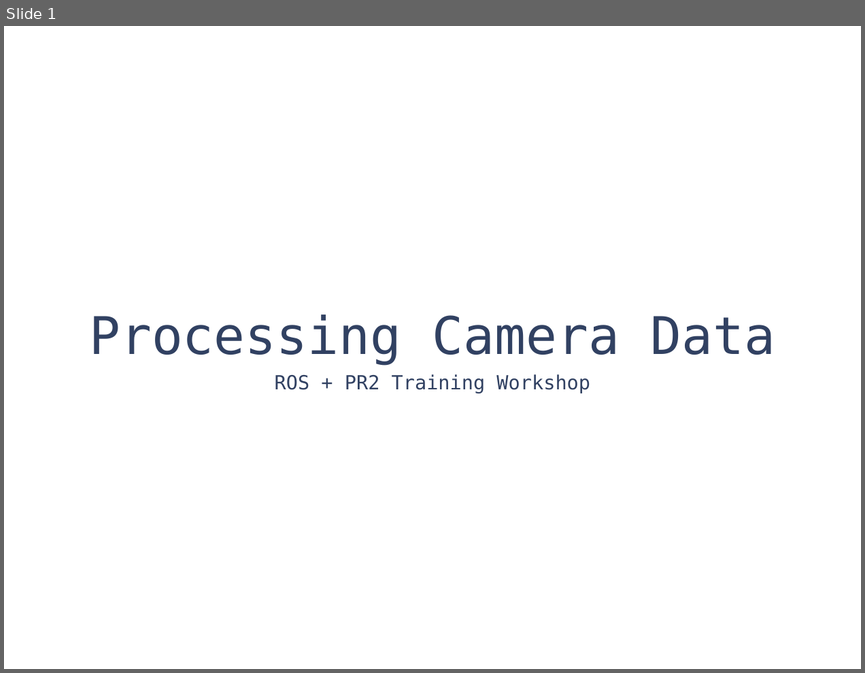
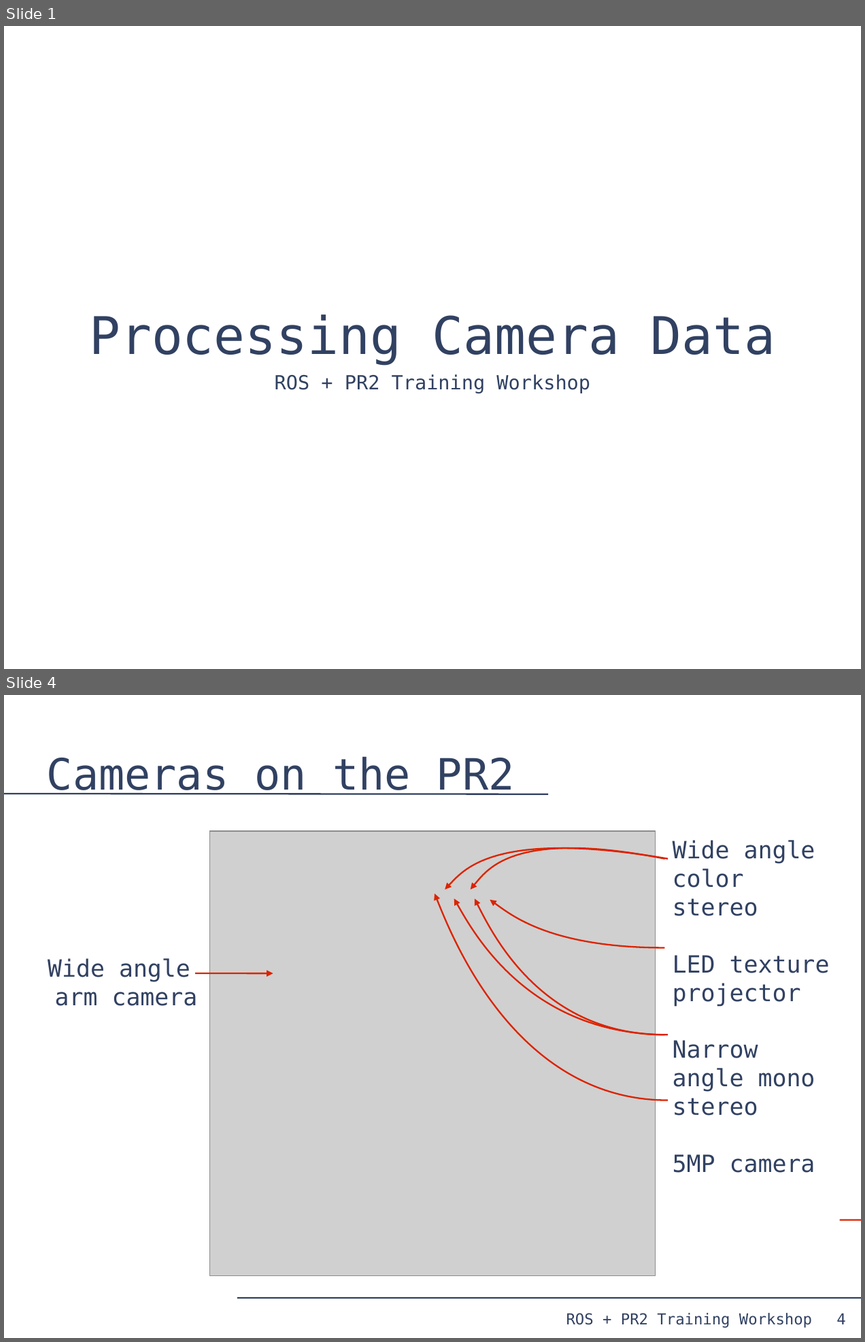
Before and after one commit to PR2/pr2_docs, a slide deck: pr2_training_workshop/processing_camera_data/slides.odp. Shown one above the other, each under a label of ours: slide 1 before the commit, slides 1 and 4 after it; the slides between them are not shown. The pictures are 865x673 and 865x1342 pixels, drawn with LibreOffice and Linux fonts; fonts in the diff are those of the drawing; grey boxes stand for pictures. Boxes give left, top, right and bottom in pixels: in the first picture for what was removed or moved away, otherwise in the second. Text is boxed around its words. In the diff, an @@ line names an element or a change of style, - is before the commit and + after.

```diff
--- a/pr2_training_workshop/processing_camera_data/slides.odp
+++ b/pr2_training_workshop/processing_camera_data/slides.odp
@@ slide 4 added at (4, 695, 861, 1338), background #FFFFFF @@
@@ title added at (47, 756, 515, 795), 40 pt, text #314162 @@
+Cameras on the PR2
@@ line added from (4, 794) to (548, 794), #314162 1.45 pt @@
@@ picture added at (209, 831, 655, 1276) @@
@@ freeform shape added at (445, 850, 668, 889), outline #DC2300 1.45 pt @@
@@ freeform shape added at (470, 850, 665, 889), outline #DC2300 1.45 pt @@
@@ text added at (672, 840, 830, 1172), 22 pt, text #314162 @@
+Wide angle color stereo
+LED texture projector
+Narrow angle mono stereo
+5MP camera
@@ freeform shape added at (434, 894, 668, 1100), outline #DC2300 1.45 pt @@
@@ freeform shape added at (454, 899, 668, 1035), outline #DC2300 1.45 pt @@
@@ freeform shape added at (475, 899, 665, 1035), outline #DC2300 1.45 pt @@
@@ freeform shape added at (490, 900, 665, 948), outline #DC2300 1.45 pt @@
@@ text added at (48, 958, 198, 1006), 22 pt, text #314162 @@
+Wide angle
+arm camera
@@ arrow added from (195, 973) to (273, 973), #DC2300 1.45 pt @@
@@ arrow added from (840, 1220) to (861, 1220), #DC2300 1.45 pt @@
@@ line added from (237, 1297) to (861, 1297), #314162 1.45 pt @@
@@ text added at (566, 1312, 812, 1327), 14 pt, text #314162 @@
+ROS + PR2 Training Workshop
@@ page number added at (836, 1312, 845, 1324), 14 pt, text #314162 @@
+4
```
Also in this commit, not shown: 8 slides changed, 5 other slides added.
